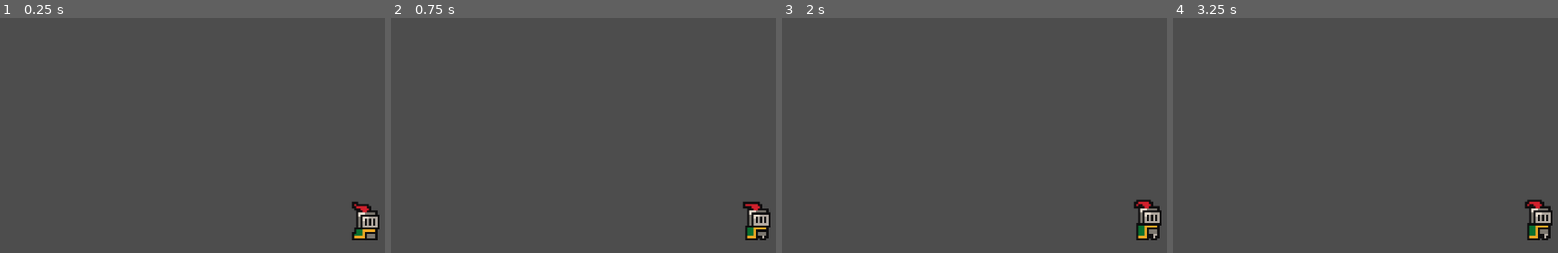
Above: before the commit, frames 1-4 (left to right).
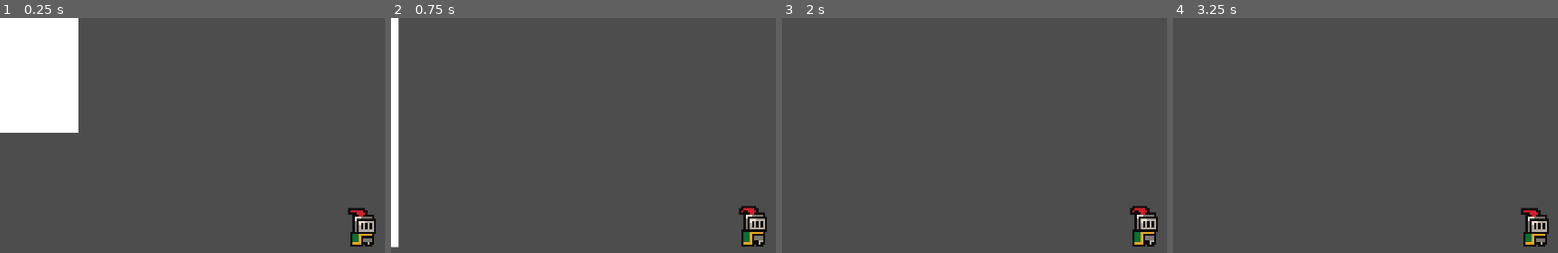
Above: after the commit, the same moments.

Repository: Aser-ahmed123/mazamezo
Game: Godot game, scene res://scenes/game.tscn
The game is run twice, just before and just after one commit, with the same random seed, the same clock (stepped at 60 frames per second) and the same inputs.
Inputs (mouse positions are in pixels of both pictures, inside the frame that each line leads up to):
- Up to frame 1 (0.25 s): no input
- Up to frame 2 (0.75 s): tap Enter (ui_accept) at 0.5 s; move the mouse to (outside the picture) at 0.52 s; hold Right (ui_right) from 0.53 s (still down); tap Alt at 0.6 s; click (outside the picture) at 0.67 s
- Up to frame 3 (2 s): keep holding Right (ui_right); tap Enter (ui_accept) at 0.77, 1.52 s; move the mouse to (1001, 243) at 1.27 s; tap Shift at 1.35 s
- Up to frame 4 (3.25 s): move the mouse to (outside the picture) at 2.02 s; release Right (ui_right) at 2.03 s; hold Left (ui_left) 2.03-2.78 s; tap Alt at 2.1 s; move the mouse to (outside the picture) at 2.77 s; hold Right (ui_right) from 2.78 s (still down); tap Shift at 2.85 s; click (outside the picture) at 2.92 s; tap Enter (ui_accept) at 3.02 s

The runs differ from the first frame. In frame 1, 11% of the frame differs, in the area x 0-99%, y 0-98%; in frame 2, 3.1%; in frame 3, 1.2%; in frame 4, 1.2%.

Commit message:
making player and game node

Diff:
--- a/scenes/game.tscn
+++ b/scenes/game.tscn
@@ -9,18 +9,25 @@
 [node name="game" type="Node2D" unique_id=446723456]
 
 [node name="player" parent="." unique_id=539599605 instance=ExtResource("1_uwrxv")]
-position = Vector2(326, 102)
+position = Vector2(580, 308)
 
 [node name="Camera2D" type="Camera2D" parent="player" unique_id=230454438]
-position = Vector2(-301, -86)
+position = Vector2(4, -4)
 offset = Vector2(0, 0.065)
 zoom = Vector2(4, 4)
 
-[node name="StaticBody2D" type="StaticBody2D" parent="player/Camera2D" unique_id=709787949]
-position = Vector2(-16, 27)
+[node name="StaticBody2D" type="StaticBody2D" parent="." unique_id=709787949]
+position = Vector2(585, 337)
 rotation = 0.019941725
 
-[node name="CollisionShape2D" type="CollisionShape2D" parent="player/Camera2D/StaticBody2D" unique_id=1826574271]
+[node name="CollisionShape2D" type="CollisionShape2D" parent="StaticBody2D" unique_id=1826574271]
 position = Vector2(17.315664, 15.657832)
 rotation = 3.1034727
 shape = SubResource("WorldBoundaryShape2D_uwrxv")
+
+[node name="ColorRect" type="ColorRect" parent="." unique_id=45107116]
+offset_left = 471.0
+offset_top = 291.0
+offset_right = 511.0
+offset_bottom = 331.0
+scale = Vector2(-6.7825575, -2.9447222)
--- a/scenes/player.tscn
+++ b/scenes/player.tscn
@@ -43,18 +43,17 @@
 }]
 
 [node name="player" type="CharacterBody2D" unique_id=539599605]
-position = Vector2(302, 85)
 script = ExtResource("1_g2els")
 
 [node name="CollisionShape2D" type="CollisionShape2D" parent="." unique_id=1734247952]
-position = Vector2(-301, -85)
+position = Vector2(2.5, -0.5000076)
 scale = Vector2(0.84375, 0.8437501)
 shape = SubResource("CircleShape2D_1jxqw")
 
 [node name="AnimatedSprite2D" type="AnimatedSprite2D" parent="." unique_id=1544157241]
-position = Vector2(-300, -89)
+position = Vector2(3.5, -4.5000076)
 scale = Vector2(0.84375, 0.8437501)
 sprite_frames = SubResource("SpriteFrames_2hs0m")
 animation = &"idle"
 autoplay = "idle"
-frame_progress = 0.01309673
+frame_progress = 0.8924424
--- a/script/player.gd
+++ b/script/player.gd
@@ -6,16 +6,13 @@
 
 
 func _physics_process(delta: float) -> void:
-	# Add the gravity.
 	if not is_on_floor():
 		velocity += get_gravity() * delta
 
-	# Handle jump.
+
 	if Input.is_action_just_pressed("ui_accept") and is_on_floor():
 		velocity.y = JUMP_VELOCITY
 
-	# Get the input direction and handle the movement/deceleration.
-	# As good practice, you should replace UI actions with custom gameplay actions.
 	var direction := Input.get_axis("ui_left", "ui_right")
 	if direction:
 		velocity.x = direction * SPEED
